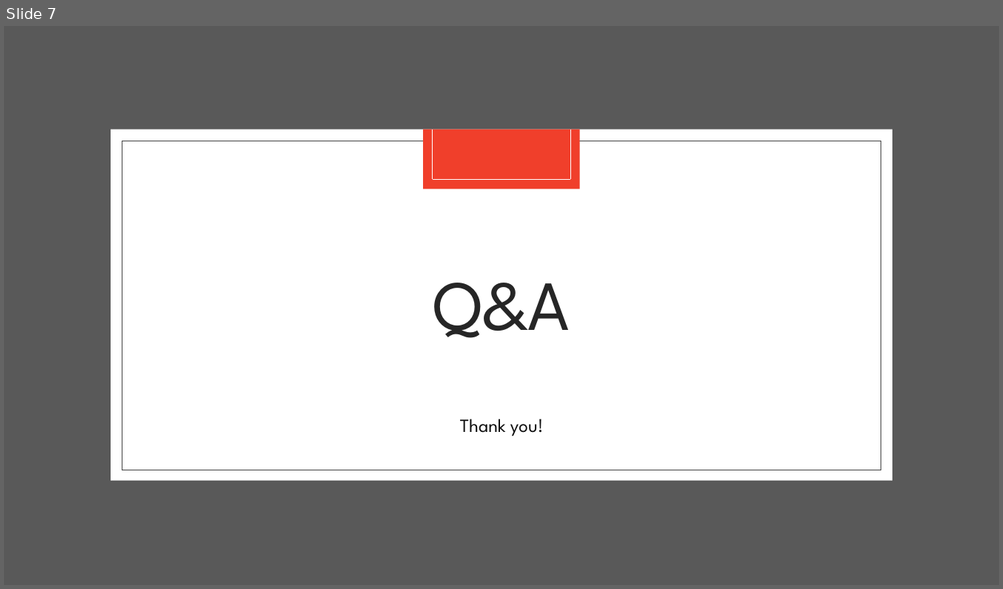
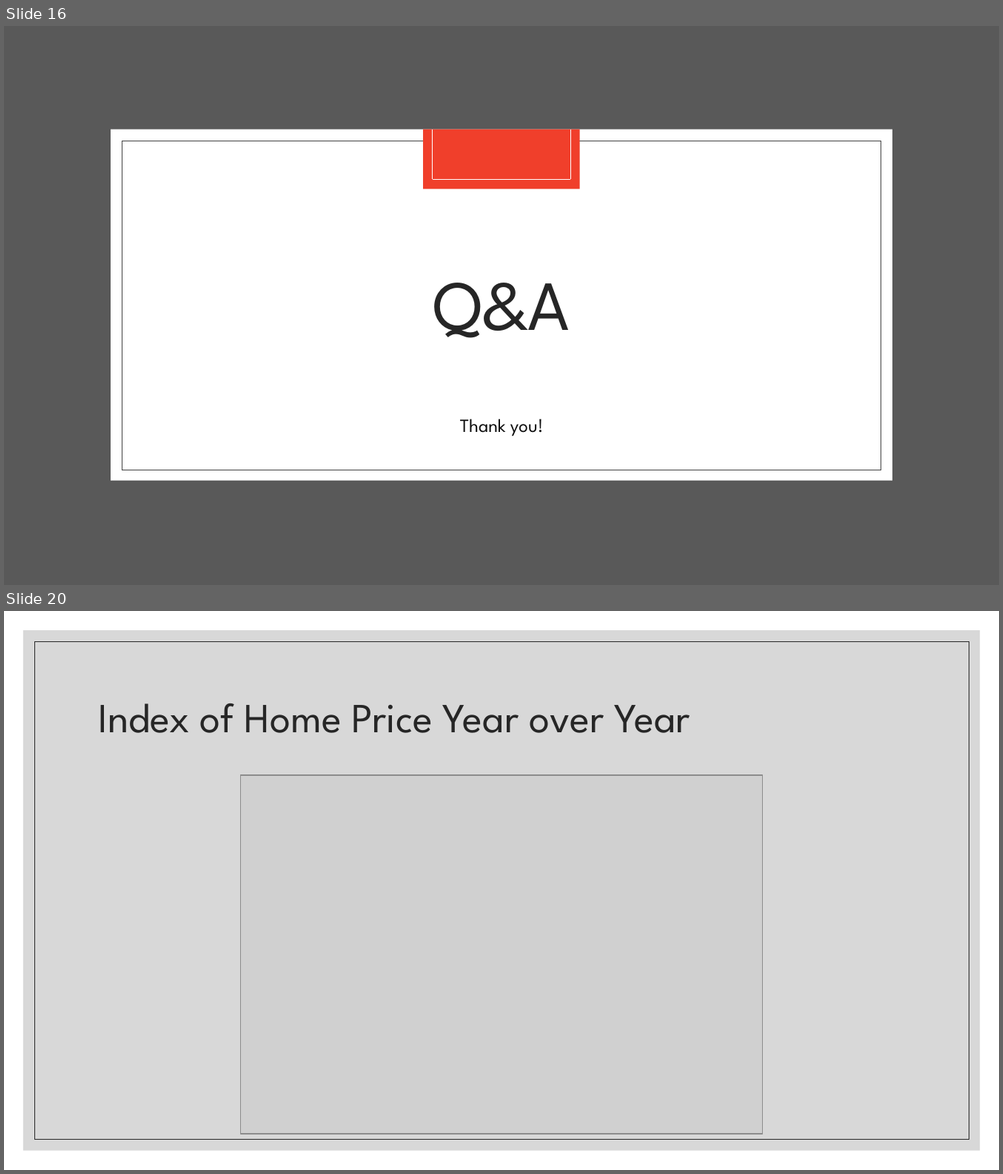
Before and after one commit to yanthedeveloper/Project1, a slide deck: Project 1 Div 101 Updated Slides.pptx. Shown one above the other, each under a label of ours: slide 7 before the commit, slides 16 and 20 after it; the slides between them are not shown. The pictures are 1003x589 and 1003x1174 pixels, drawn with LibreOffice and Linux fonts; fonts in the diff are those of the drawing; grey boxes stand for pictures. Boxes give left, top, right and bottom in pixels: in the first picture for what was removed or moved away, otherwise in the second. Text is boxed around its words. In the diff, an @@ line names an element or a change of style, - is before the commit and + after.

```diff
--- a/Project 1 Div 101 Updated Slides.pptx
+++ b/Project 1 Div 101 Updated Slides.pptx
@@ slide 20 added at (4, 611, 999, 1170), background #FFFFFF @@
@@ rectangle added at (23, 630, 980, 1151), fill #BFBFBF at 60% opacity @@
@@ rectangle added at (34, 641, 969, 1140), outline #262626 0.5 pt @@
@@ title added at (99, 703, 690, 733), 40 pt, text #262626 @@
+Index of Home Price Year over Year
@@ picture added at (241, 775, 762, 1134) @@
@@ what was slide 7 is now slide 16 @@
```
Also in this commit, not shown: 2 slides changed, 15 other slides added, 3 slides removed, 1 other file.
